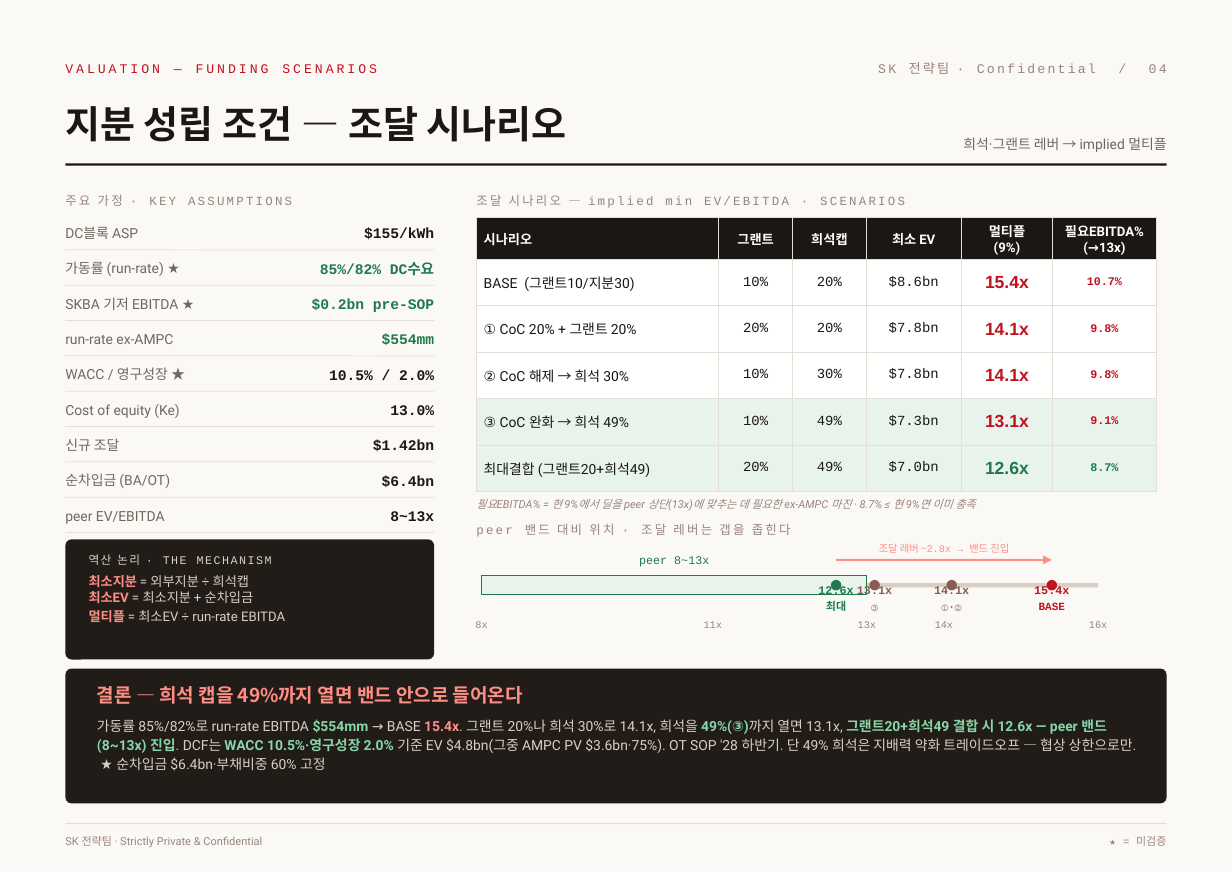
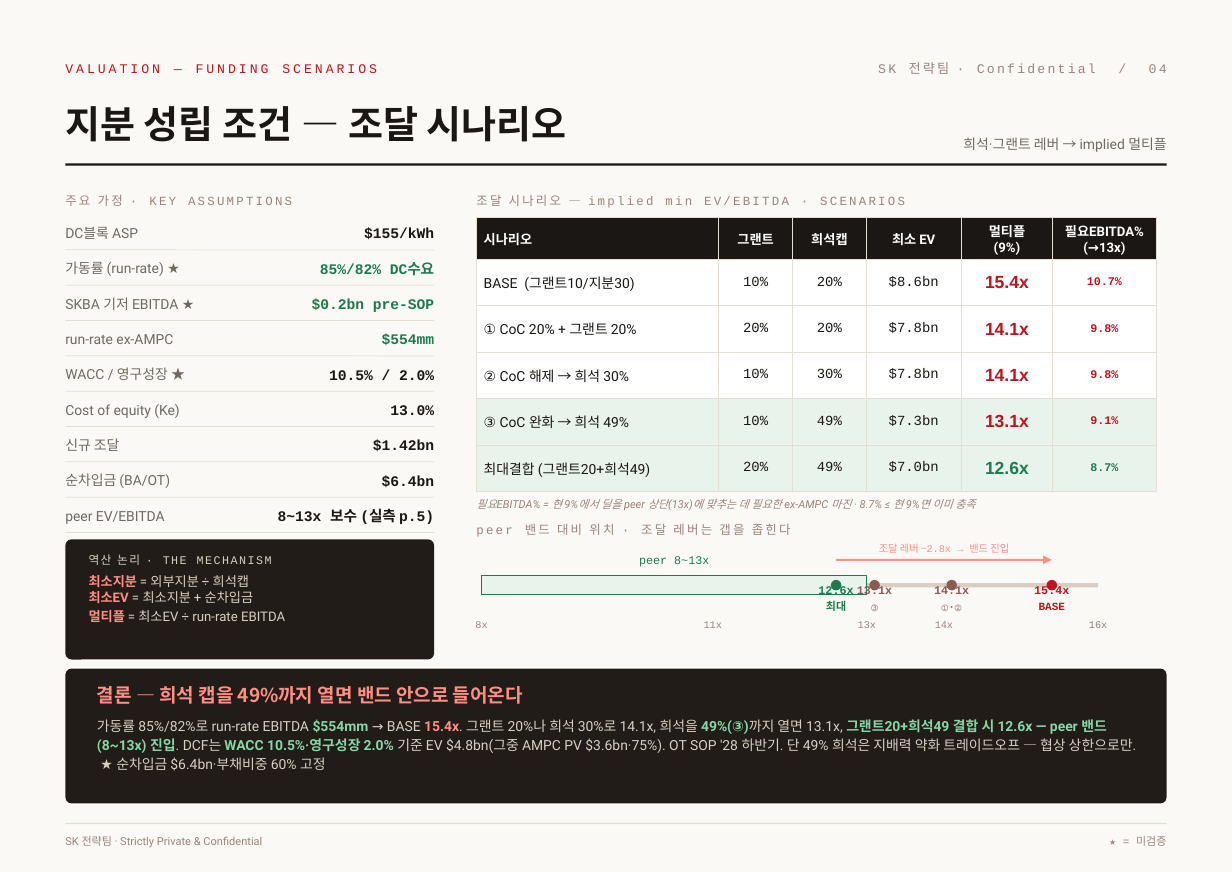
Before and after one commit to ljmcoal-gif/bm-x7k2, a slide deck: slide 4 of sk_valuation_project/output/SK_Funding_v3_editable.pptx. Drawn at 1232x872 pixels with LibreOffice and Linux fonts; fonts in the diff are those of the drawing. Boxes give left, top, right and bottom in pixels: in the first picture for what was removed or moved away, otherwise in the second. Text is boxed around its words. In the diff, an @@ line names an element or a change of style, - is before the commit and + after.

```diff
--- a/sk_valuation_project/output/SK_Funding_v3_editable.pptx
+++ b/sk_valuation_project/output/SK_Funding_v3_editable.pptx
@@ text at (x1=278, y1=509, x2=434, y2=524): text changed @@
-8~13x
+8~13x 보수 (실측 p.5)
```
Also in this commit, not shown: 1 other slide changed, 4 other files.
